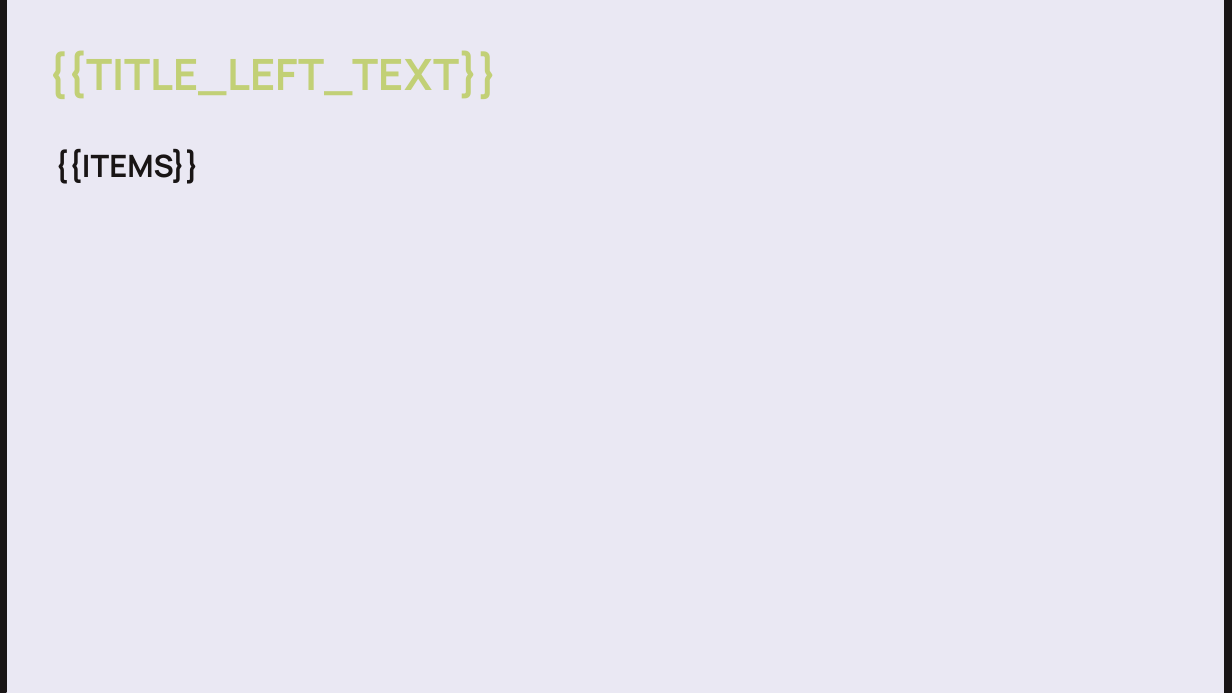
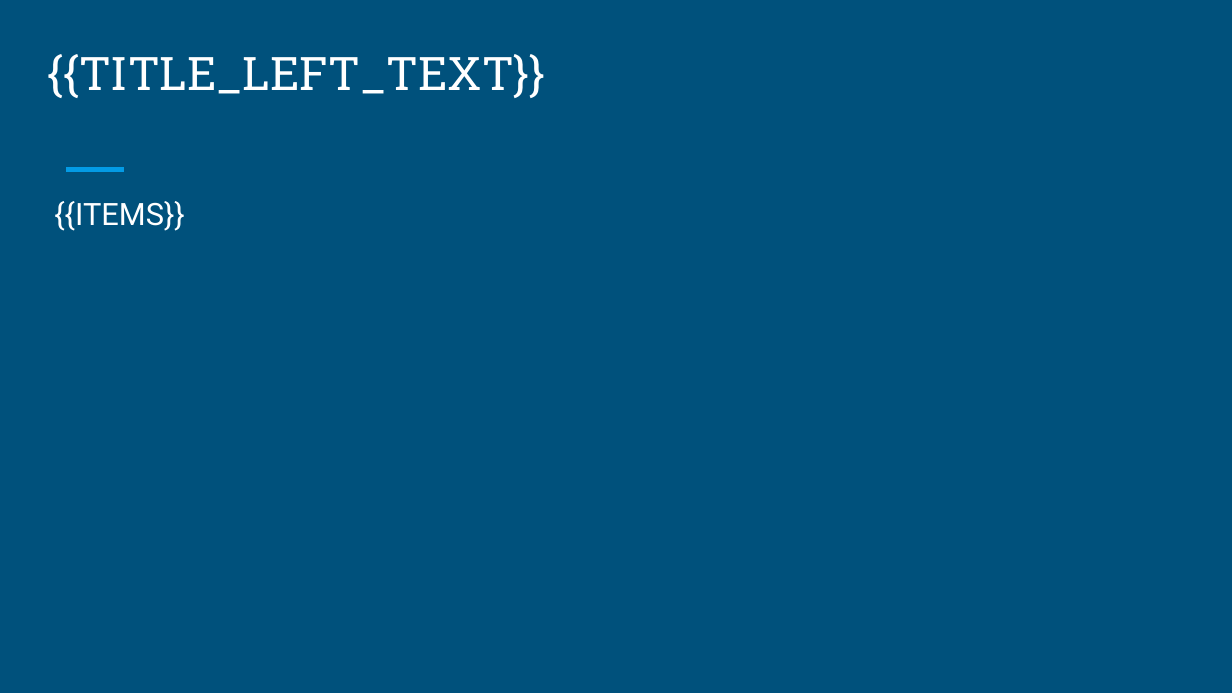
Before and after one commit to andreidiakov/Hack_Axenix_AI_presentation, a slide deck: slide 5 of template.pptx. Drawn at 1232x693 pixels with LibreOffice and Linux fonts; fonts in the diff are those of the drawing. Boxes give left, top, right and bottom in pixels: in the first picture for what was removed or moved away, otherwise in the second. Text is boxed around its words. In the diff, an @@ line names an element or a change of style, - is before the commit and + after.

```diff
--- a/template.pptx
+++ b/template.pptx
@@ background #EAE8F3 to #00517C @@
@@ rectangle removed at (x1=0, y1=0, x2=6, y2=691) @@
@@ rectangle removed at (x1=1225, y1=0, x2=1232, y2=692) @@
@@ title "{{TITLE_LEFT_TEXT}}" at (x1=48, y1=54, x2=546, y2=98): size 25.2 to 27 pt, font Manrope to Roboto Slab, text colour #C2D076 to #FFFFFF, bold off; vertical alignment top to bottom @@
@@ text "{{ITEMS}}" moved from (x1=54, y1=149, x2=199, y2=184) to (x1=54, y1=201, x2=185, y2=231) @@
@@ text "{{ITEMS}}" at (x1=54, y1=201, x2=185, y2=231): font Manrope to Roboto, text colour #191515 to #FFFFFF, bold off @@
@@ line added from (67, 170) to (123, 170), #039BE5 3 pt @@
```
Also in this commit, not shown: 8 other slides changed, 8 other files.
